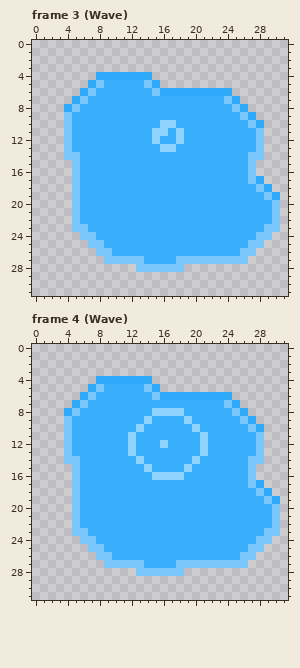
Edited in one commit: pixel-art file (game/theslimeking/Assets/🎨 Art/Sprites/puddle.aseprite). Above, as it was before the edit.
32x32 pixels, 13 frames. Shown: frame 3 (Wave), frame 4 (Wave). The commit also changed other frames, which this record leaves out.
Once edited:
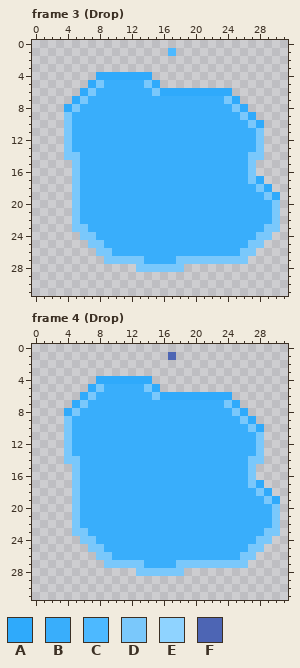
Palette (. is transparent): A #2faafb  B #39aefb  C #4db9ff  D #7ac8fb  E #8fd3ff  F #4d65b4
The edit:
layer "Layer 3" added
--- frame 3 (Drop), layers "Layer 3", "Layer 2"
@@ x 15..19 @@
  0 .....
- 1 .....
+ 1 ..C..
  2 .....
@@ x 13..20 @@
  9 BBBBBBBB
-10 BBBEEBBB
-11 BBEEBEBB
-12 BBEBBEBB
-13 BBBEEBBB
+10 BBBBBBBB
+11 BBBBBBBB
+12 BBBBBBBB
+13 BBBBBBBB
 14 BBBBBBBB
--- frame 4 (Drop), layers "Layer 3", "Layer 2"
@@ x 15..19 @@
  0 .....
- 1 .....
+ 1 ..F..
  2 .....
@@ x 10..23 @@
  7 BBBBBBBBBBBBBB
- 8 BBBBBEEEEBBBBB
- 9 BBBBEBBBBEBBBB
-10 BBBEBBBBBBEBBB
-11 BBEBBBBBBBBEBB
-12 BBEBBBEBBBBEBB
-13 BBEBBBBBBBBEBB
-14 BBBEBBBBBBEBBB
-15 BBBBEBBBBEBBBB
-16 BBBBBEEEEBBBBB
+ 8 BBBBBBBBBBBBBB
+ 9 BBBBBBBBBBBBBB
+10 BBBBBBBBBBBBBB
+11 BBBBBBBBBBBBBB
+12 BBBBBBBBBBBBBB
+13 BBBBBBBBBBBBBB
+14 BBBBBBBBBBBBBB
+15 BBBBBBBBBBBBBB
+16 BBBBBBBBBBBBBB
 17 BBBBBBBBBBBBBB
